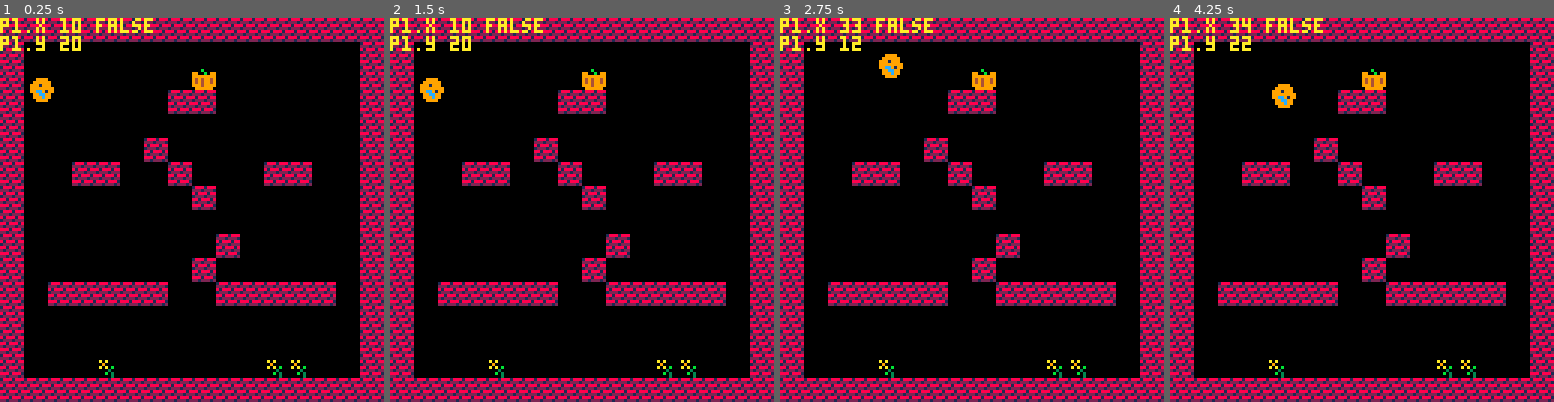
Above: before the commit, frames 1-4 (left to right).
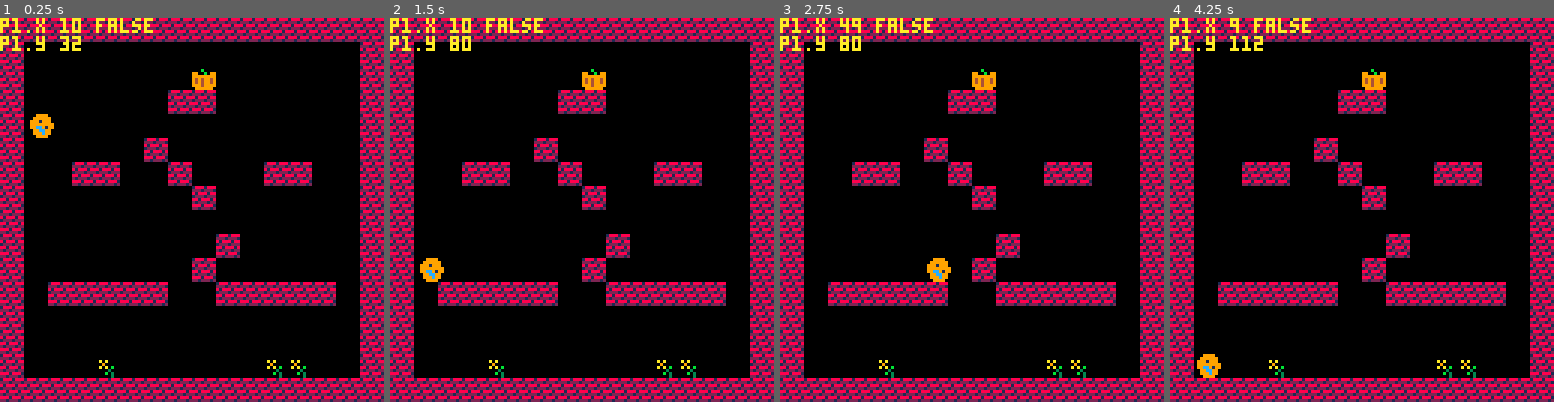
Above: after the commit, the same moments.

Repository: King-Swood/pico-8-fun
Game: PICO-8 cartridge utut1.p8
The game is run twice, just before and just after one commit, with the same random seed, the same clock (stepped at 60 frames per second) and the same inputs.
Inputs:
- Up to frame 1 (0.25 s): no input
- Up to frame 2 (1.5 s): no input
- Up to frame 3 (2.75 s): hold Right 1.6-2.1 s; hold Up 2.15-2.42 s; hold Right from 2.47 s (still down)
- Up to frame 4 (4.25 s): release Right at 3.03 s; hold Left 3.08-3.58 s; hold Down 3.63-3.97 s; hold Right from 4.02 s (still down)

The runs differ from the first frame. In frame 1, 0.6% of the frame differs, in the area x 7-22%, y 5-32%; in frame 2, 0.6%; in frame 3, 0.7%; in frame 4, 1.1%, in the area x 7-40%, y 0-94%.

Commit message:
Added momentum and gravity

Diff:
--- a/utut1.p8
+++ b/utut1.p8
@@ -14,6 +14,7 @@
 -- if (btn(1)) then p1.x=p1.x+1 end
 -- if (btn(2)) then p1.y=p1.y-1 end
 -- if (btn(3)) then p1.y=p1.y+1 end
+ p1update()
 end
 
 function _draw()
@@ -34,52 +35,98 @@
 function istilesolidpx(x,y) return istilesolid(pixeltotile(x),pixeltotile(y)) end
 -->8
 p1={}
+friction=0.1
+gravity=0.5
 
 function p1init()
  p1.x = 10
  p1.y = 20
- p1.sp= 1
- p1.tx=p1.x
- p1.ty=p1.y
+ p1.ax=0
+ p1.ay=0
+ p1.speeds=0.25 --speed slow
+ p1.speedf=2.0 --speed fast
+ p1.speedj=2.5 --speed jump
 end
 
 function p1move(x,y,fast)
+
+ -- TODO
+ -- Change of direction is too slow, caused by friction setting to 0.
+ -- need to set a "moving" flag so that contains the state of left/right buttons
+ -- if "moving" is set then we don't round down to 0
+ if (x > 0) then
+  p1.ax+=p1.speeds
+ elseif (x < 0) then
+  p1.ax-=p1.speeds
+ end
+
+ -- TODO
+ -- only jump if touching ground
+ -- need to immediately set ay to a set value
+ -- need to set a "jumping" flag that indicates the user is still holding the button
+ -- also need a flag that tells us whether we were standing on a solid brick on the last frame.
+ -- this tells us whether we can jump this frame or not.
+ -- if the button is held for up to 1/3rd second then we get ay at this value
+ -- then we start decaying it. after this point we won't jump again until the player touches the ground
+ if (y < 0) then
+  p1.ay-=p1.speedj
+ end
+end
+
+function p1updatefriction()
+ if (p1.ax>0) then p1.ax-=friction end
+ if (p1.ax<0) then p1.ax+=friction end
+ if(abs(p1.ax)<friction) then p1.ax=0 end
+end
+
+function p1updategravity()
+ if(p1.ay<10) then p1.ay+=gravity end
+end
+
+function p1update()
  local i
- if (x > 0) then
+ if (p1.ax > 0) then
   i=p1.x
-  while (p1.x < i+p1.sp) do
+  while (p1.x < flr(i+p1.ax)) do
    if (istilesolidpx(p1.x+8,p1.y)) or (istilesolidpx(p1.x+8,p1.y+7)) then
+    p1.ax=0
     break
    end
-   p1.x=p1.x+p1.sp
+   p1.x=p1.x+1
   end
- elseif (x < 0) then
+ elseif (p1.ax < 0) then
   i=p1.x
-  while (p1.x > i-p1.sp) do
+  while (p1.x > flr(i-abs(p1.ax))) do
    if (istilesolidpx(p1.x-1,p1.y)) or (istilesolidpx(p1.x-1,p1.y+7)) then
+    p1.ax=0
     break
    end
-   p1.x=p1.x-p1.sp
+   p1.x=p1.x-1
   end
  end
 
- if (y > 0) then
+ if (p1.ay > 0) then
   i=p1.y
-  while (p1.y < i+p1.sp) do
+  while (p1.y < flr(i+p1.ay)) do
    if (istilesolidpx(p1.x,p1.y+8)) or (istilesolidpx(p1.x+7,p1.y+8)) then
+    p1.ay=0
     break
    end
-   p1.y=p1.y+p1.sp
+   p1.y=p1.y+1
   end
- elseif (y < 0) then
+ elseif (p1.ay < 0) then
   i=p1.y
-  while (p1.y > i-p1.sp) do
+  while (p1.y > flr(i-abs(p1.ay))) do
    if (istilesolidpx(p1.x,p1.y-1)) or (istilesolidpx(p1.x+7,p1.y-1)) then
+    p1.ay=0
     break
    end
-   p1.y=p1.y-p1.sp
+   p1.y=p1.y-1
   end
  end
+
+ p1updatefriction()
+ p1updategravity()
 end
 __gfx__
 00000000009999000000000000000000000000000000000000000000000000000000000000000000000000000000000000000000000000000000000018881888
